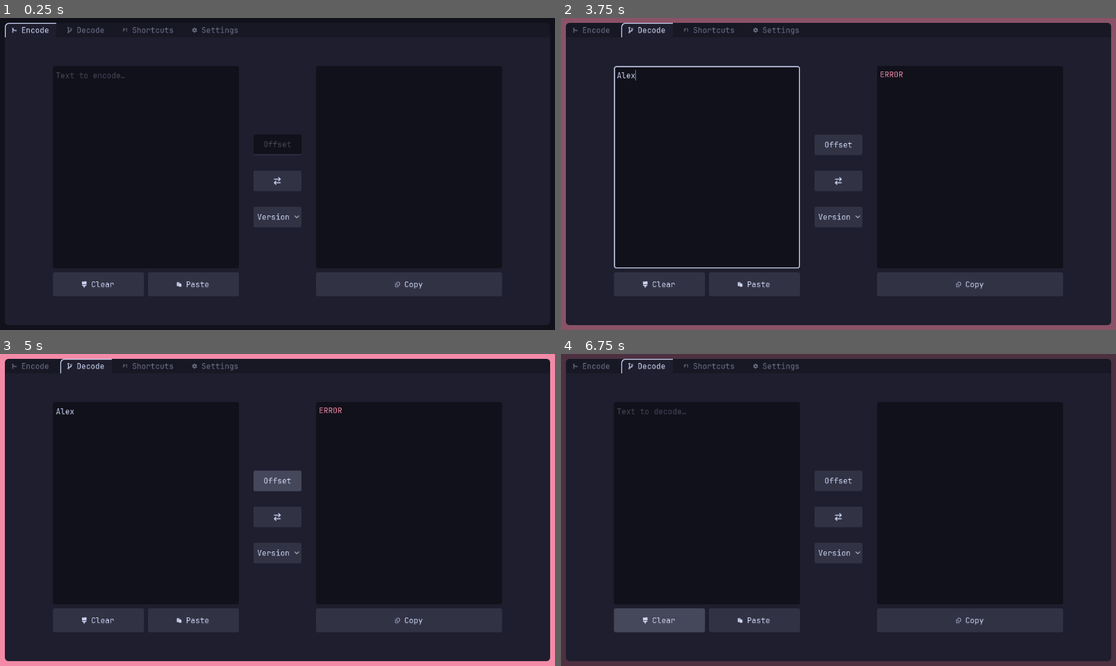
Above: before the commit, frames 1-4 (two rows, left to right).
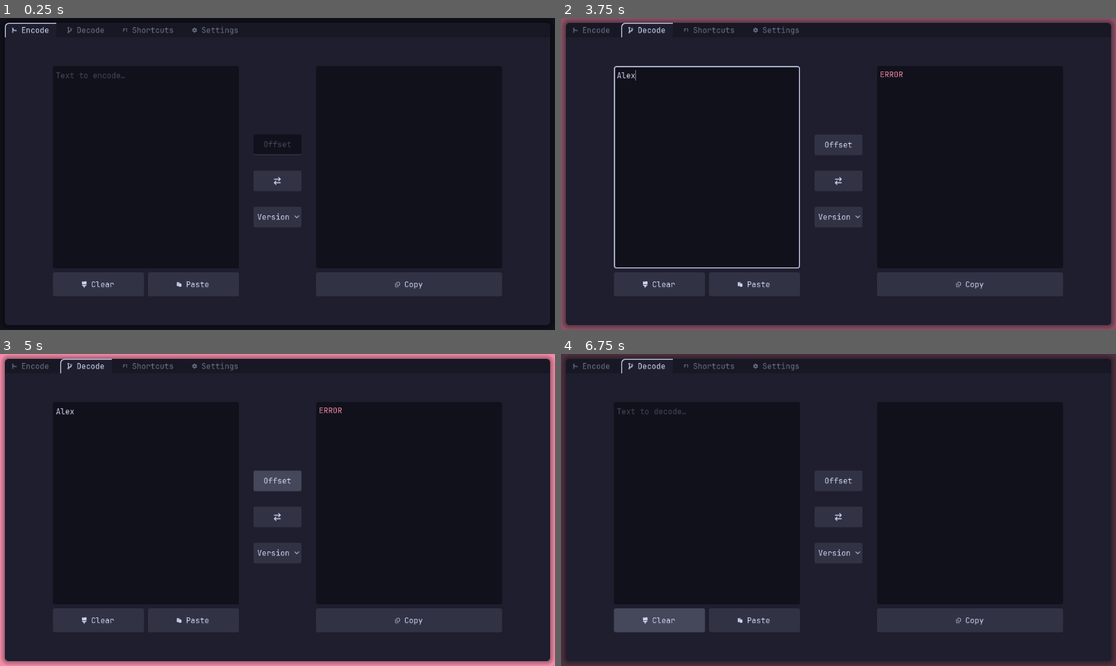
Above: after the commit, the same moments.

Repository: LaChaussetteGauche/UniCypherCode
Game: Godot game, scene res://Desktop/Scenes/control_desktop.tscn
Same seed, same stepped clock (60 frames per second), same inputs: the game is played once before the commit and once after it.
Inputs (mouse positions are in pixels of both pictures, inside the frame that each line leads up to):
- Up to frame 1 (0.25 s): no input
- Up to frame 2 (3.75 s): click (705, 167) at 0.52 s; type "Alex" at 0.6 s; click (838, 145) at 0.75 s; type "12" at 0.83 s; click " Clear" at 1.25 s; click " Paste" at 2 s; click "" at 2.75 s; click (705, 167) at 3.52 s; type "Alex" at 3.6 s
- Up to frame 3 (5 s): click "Offset" at 4.25 s
- Up to frame 4 (6.75 s): click "Version" at 5 s; click " Copy" at 5.75 s; click " Clear" at 6.5 s

The runs differ from the first frame. In frame 2, 2.0% of the frame differs, in the area x 0-100%, y 0-100%; in frame 3, 3.4%; in frame 4, less than 0.1%.

Commit message:
Icon + shadow

Diff:
--- a/Desktop/Scenes/control_desktop.tscn
+++ b/Desktop/Scenes/control_desktop.tscn
@@ -6,6 +6,15 @@
 [ext_resource type="PackedScene" uid="uid://d3hir4cg5kkrd" path="res://Desktop/Scenes/encode_desktop.tscn" id="3_btyrf"]
 [ext_resource type="PackedScene" uid="uid://f7gqau348lam" path="res://Desktop/Scenes/decode_desktop.tscn" id="4_dqysy"]
 [ext_resource type="PackedScene" uid="uid://c4mtrb6a3tq0e" path="res://Desktop/Scenes/settings_desktop.tscn" id="6_gkbvx"]
+
+[sub_resource type="StyleBoxFlat" id="StyleBoxFlat_6jb6w"]
+bg_color = Color(0, 0, 0, 0)
+corner_radius_top_left = 8
+corner_radius_top_right = 8
+corner_radius_bottom_right = 8
+corner_radius_bottom_left = 8
+shadow_color = Color(0, 0, 0, 0.3137255)
+shadow_size = 10
 
 [sub_resource type="StyleBoxFlat" id="StyleBoxFlat_ee4bf"]
 content_margin_left = 100.0
@@ -40,6 +49,10 @@
 theme_override_constants/margin_top = 10
 theme_override_constants/margin_right = 10
 theme_override_constants/margin_bottom = 10
+
+[node name="Shadow" type="Panel" parent="Panel/MarginContainer" unique_id=906068983]
+layout_mode = 2
+theme_override_styles/panel = SubResource("StyleBoxFlat_6jb6w")
 
 [node name="TabContainer" type="TabContainer" parent="Panel/MarginContainer" unique_id=1922060294]
 layout_mode = 2
Binary file changed: icon.png
